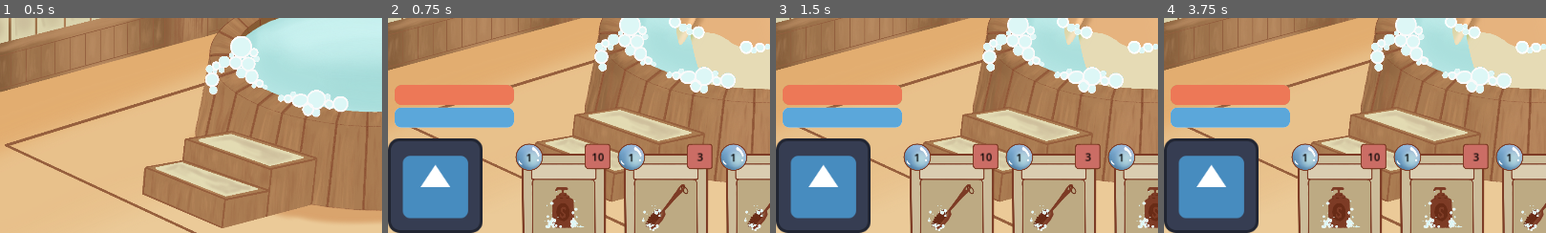
Above: before the commit, frames 1-4 (left to right).
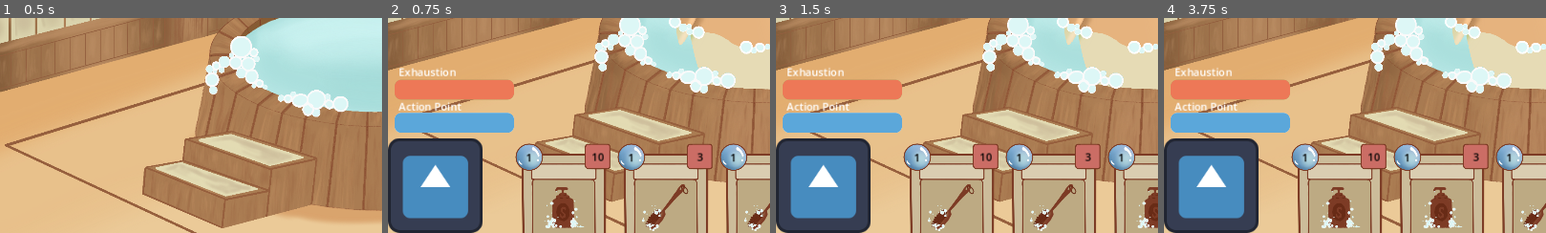
Above: after the commit, the same moments.

Repository: MichaelRRyan/GGJ-2025
Game: Godot game, scene res://Gameplay/menu.tscn
Same seed, same stepped clock (60 frames per second), same inputs: the game is played once before the commit and once after it. The engine's default icon, where the game draws it, is replaced by a stand-in: a white triangle on a blue panel in a dark square.
Inputs (mouse positions are % of the whole screen's width and height, from its top left):
- Up to frame 1 (0.5 s): no input
- Up to frame 2 (0.75 s): click "Play Game" at 0.5 s
- Up to frame 3 (1.5 s): click "End Turn" at 1.25 s
- Up to frame 4 (3.75 s): click "End Turn" at 2 s; click "End Turn" at 2.75 s; tap Enter at 3.5 s; move the mouse to (72, 45) at 3.52 s
The pictures show only the part of the screen within x 0-50%, y 50-100%; the shares and areas given below are measured in that part.

Frame 1 is identical in both runs. In frame 2, 3.8% of the frame differs, in the area x 1-33%, y 23-54%; in frame 3, 3.8%; in frame 4, 3.8%.

Commit message:
Next screen and card select screen

Diff:
--- a/Features/Encounter/encounter.tscn
+++ b/Features/Encounter/encounter.tscn
@@ -11,6 +11,7 @@
 [ext_resource type="PackedScene" path="res://action_points_component.tscn" id="8_8dgu4"]
 [ext_resource type="PackedScene" path="res://exhaustion_component.tscn" id="9_sw7f1"]
 [ext_resource type="Texture2D" uid="uid://bpcuce7uva4x5" path="res://Features/Encounter/duck_spirit.png" id="11_oax27"]
+[ext_resource type="Script" path="res://Features/Encounter/scene_change.gd" id="12_3r0hf"]
 
 [sub_resource type="StyleBoxFlat" id="StyleBoxFlat_ow0cc"]
 bg_color = Color(0.552372, 0.784647, 0.436314, 1)
@@ -83,10 +84,11 @@
 anchor_top = 1.0
 anchor_bottom = 1.0
 offset_left = 10.0
-offset_top = -223.0
+offset_top = -231.0
 offset_right = 190.0
 offset_bottom = -151.0
 grow_vertical = 0
+theme_override_constants/separation = 20
 metadata/_edit_group_ = true
 
 [node name="ExhaustionBar" parent="Player/CanvasLayer/VBoxContainer" instance=ExtResource("6_0rfqi")]
@@ -98,9 +100,25 @@
 [node name="ActionPointsBar" parent="Player/CanvasLayer/VBoxContainer" instance=ExtResource("6_0rfqi")]
 custom_minimum_size = Vector2(0, 30)
 layout_mode = 2
+size_flags_vertical = 8
 theme_override_styles/background = SubResource("StyleBoxFlat_r2v5e")
 theme_override_styles/fill = SubResource("StyleBoxFlat_kstw8")
 max_value = 3.0
+
+[node name="actionpointText" type="Label" parent="Player/CanvasLayer"]
+offset_left = 16.0
+offset_top = 446.0
+offset_right = 110.0
+offset_bottom = 469.0
+text = "Action Point
+"
+
+[node name="exhuastionText" type="Label" parent="Player/CanvasLayer"]
+offset_left = 16.0
+offset_top = 394.0
+offset_right = 102.0
+offset_bottom = 417.0
+text = "Exhaustion"
 
 [node name="ActionPointsComponent" parent="Player" instance=ExtResource("8_8dgu4")]
 
@@ -131,6 +149,13 @@
 theme_override_styles/fill = SubResource("StyleBoxFlat_1l4cb")
 value = 5.0
 
+[node name="SceneChange" type="Control" parent="."]
+layout_mode = 3
+anchors_preset = 0
+offset_right = 40.0
+offset_bottom = 40.0
+script = ExtResource("12_3r0hf")
+
 [connection signal="draw_cards" from="TurnManager" to="CardManager" method="draw_cards"]
 [connection signal="card_played" from="CardInterface" to="CardManager" method="play_card"]
 [connection signal="turn_ended" from="CardInterface" to="TurnManager" method="_on_card_interface_turn_ended"]
@@ -138,3 +163,4 @@
 [connection signal="action_points_changed" from="Player/ActionPointsComponent" to="Player/CanvasLayer/VBoxContainer/ActionPointsBar" method="_on_health_component_health_changed"]
 [connection signal="exhaustion_amount_changed" from="Player/ExhaustionComponent" to="Player/CanvasLayer/VBoxContainer/ExhaustionBar" method="_on_health_component_health_changed"]
 [connection signal="health_changed" from="Spirit/HealthComponent" to="Spirit/CleanlinessBar" method="_on_health_component_health_changed"]
+[connection signal="health_changed" from="Spirit/HealthComponent" to="SceneChange" method="_on_health_component_health_changed"]
--- /dev/null
+++ b/Features/Encounter/scene_change.gd
@@ -0,0 +1,5 @@
+extends Control
+
+func _on_health_component_health_changed(new_health: Variant, max_health: Variant) -> void:
+	if new_health ==0 :
+		get_tree().change_scene_to_file("res://Gameplay/next_screen.tscn")
--- a/Gameplay/card_select.gd
+++ b/Gameplay/card_select.gd
@@ -12,12 +12,10 @@
 
 
 func _on_card_1_pressed() -> void:
-	pass # Replace with function body.
-
+	get_tree().change_scene_to_file("res://Features/Encounter/encounter.tscn")
 
 func _on_card_2_pressed() -> void:
-	pass # Replace with function body.
-
+	get_tree().change_scene_to_file("res://Features/Encounter/encounter.tscn")
 
 func _on_card_3_pressed() -> void:
-	pass # Replace with function body.
+	get_tree().change_scene_to_file("res://Features/Encounter/encounter.tscn")
--- a/Gameplay/card_select_screen.tscn
+++ b/Gameplay/card_select_screen.tscn
@@ -1,7 +1,8 @@
-[gd_scene load_steps=3 format=3 uid="uid://dl0cus0n53m6f"]
+[gd_scene load_steps=4 format=3 uid="uid://dl0cus0n53m6f"]
 
 [ext_resource type="Texture2D" uid="uid://c7oejspbj3ffp" path="res://Features/Cards/cardwbubble.png" id="1_7md3c"]
 [ext_resource type="Script" path="res://Gameplay/card_select.gd" id="1_hc6uu"]
+[ext_resource type="Texture2D" uid="uid://tb5ggwnjebbq" path="res://Features/Encounter/background_plain.png" id="2_yxenq"]
 
 [node name="CardSelectScreen" type="Control"]
 layout_mode = 3
@@ -19,6 +20,11 @@
 anchor_bottom = 1.0
 grow_horizontal = 2
 grow_vertical = 2
+
+[node name="Sprite2D" type="Sprite2D" parent="BoxContainer"]
+position = Vector2(576, 324)
+scale = Vector2(0.6, 0.6)
+texture = ExtResource("2_yxenq")
 
 [node name="Card1" type="Button" parent="BoxContainer"]
 custom_minimum_size = Vector2(200, 0)
--- a/Gameplay/next_screen.gd
+++ b/Gameplay/next_screen.gd
@@ -1,15 +1,8 @@
 extends Control
-
-
-# Called when the node enters the scene tree for the first time.
-func _ready() -> void:
-	pass # Replace with function body.
-
-
-# Called every frame. 'delta' is the elapsed time since the previous frame.
-func _process(delta: float) -> void:
-	pass
-
 
 func _on_cards_pressed() -> void:
 	get_tree().change_scene_to_file("res://Gameplay/card_select_screen.tscn")
+
+
+func _on_next_pressed() -> void:
+	get_tree().change_scene_to_file("res://Features/Encounter/encounter.tscn")
--- a/Gameplay/next_screen.tscn
+++ b/Gameplay/next_screen.tscn
@@ -1,6 +1,7 @@
-[gd_scene load_steps=2 format=3 uid="uid://d24c4q8u4f8gs"]
+[gd_scene load_steps=3 format=3 uid="uid://d24c4q8u4f8gs"]
 
 [ext_resource type="Script" path="res://Gameplay/next_screen.gd" id="1_057c3"]
+[ext_resource type="Texture2D" uid="uid://tb5ggwnjebbq" path="res://Features/Encounter/background_plain.png" id="2_affni"]
 
 [node name="NextScreen" type="Control"]
 layout_mode = 3
@@ -11,6 +12,11 @@
 grow_vertical = 2
 script = ExtResource("1_057c3")
 
+[node name="Sprite2D" type="Sprite2D" parent="."]
+position = Vector2(576, 324)
+scale = Vector2(0.6, 0.6)
+texture = ExtResource("2_affni")
+
 [node name="Loot" type="BoxContainer" parent="."]
 layout_mode = 1
 anchors_preset = 6
@@ -18,20 +24,21 @@
 anchor_top = 0.5
 anchor_right = 1.0
 anchor_bottom = 0.5
-offset_left = -43.0
-offset_top = -20.0
-offset_bottom = 20.0
+offset_left = -116.0
+offset_top = 202.0
+offset_bottom = 279.0
 grow_horizontal = 0
 grow_vertical = 2
 alignment = 1
 
-[node name="Button" type="Button" parent="Loot"]
+[node name="Next" type="Button" parent="Loot"]
 layout_mode = 2
 theme_override_colors/font_color = Color(0.505385, 0.343977, 0.298693, 1)
 theme_override_colors/font_outline_color = Color(0.262752, 0.167262, 0.140509, 1)
 theme_override_constants/outline_size = 5
 theme_override_font_sizes/font_size = 50
 text = "next"
+flat = true
 
 [node name="rewards" type="BoxContainer" parent="."]
 layout_mode = 1
@@ -40,10 +47,10 @@
 anchor_top = 0.5
 anchor_right = 0.5
 anchor_bottom = 0.5
-offset_left = -20.0
-offset_top = -20.0
-offset_right = 20.0
-offset_bottom = 20.0
+offset_left = -89.0
+offset_top = 79.0
+offset_right = 89.0
+offset_bottom = 253.0
 grow_horizontal = 2
 grow_vertical = 2
 alignment = 1
@@ -67,4 +74,5 @@
 text = "Cards:"
 flat = true
 
+[connection signal="pressed" from="Loot/Next" to="." method="_on_next_pressed"]
 [connection signal="pressed" from="rewards/cards" to="." method="_on_cards_pressed"]
Not shown: 1 places in Features/Encounter/encounter.tscn that only renumber resources
